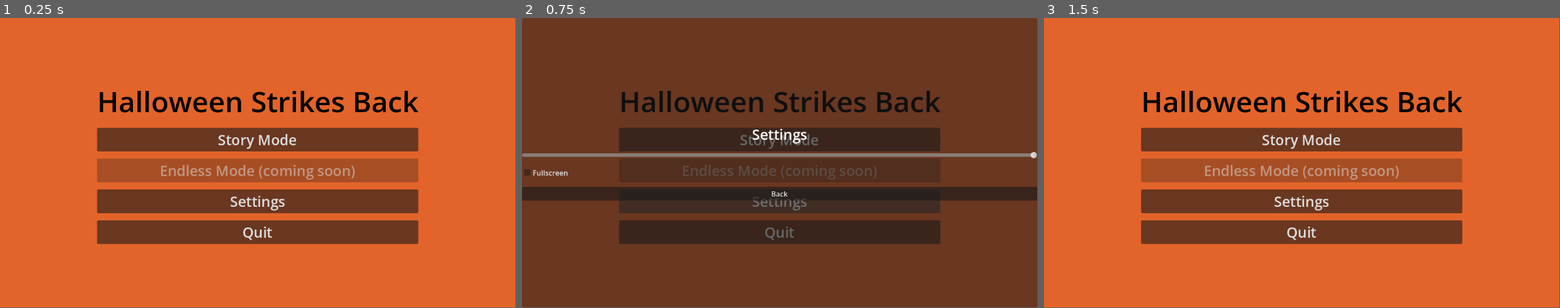
Above: before the commit, frames 1-3 (left to right).
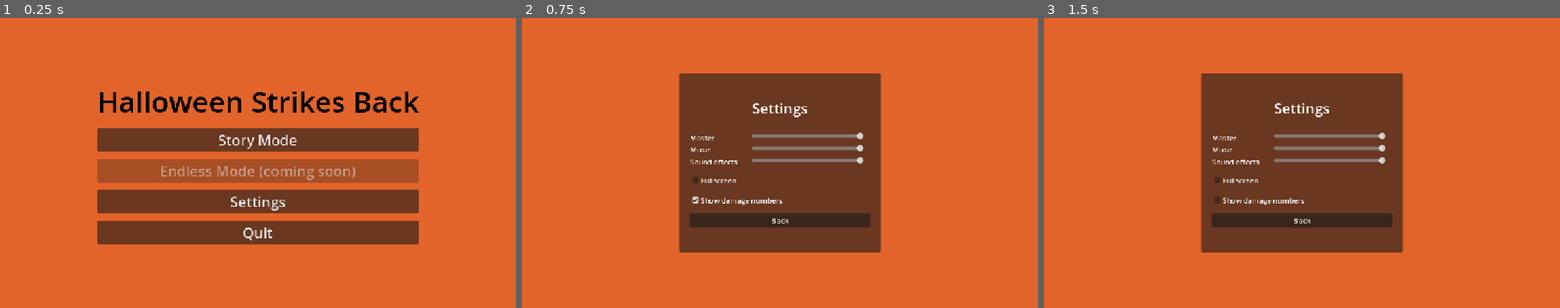
Above: after the commit, the same moments.

Repository: aleksandra0611/HalloweenStrikesBack
Game: Godot game, scene res://Scenes/main_menu.tscn
Two runs of this game, one before a commit and one after it. Both use one fixed random seed, a clock stepped at 60 frames per second and the inputs below.
Inputs (mouse positions are in pixels of both pictures, inside the frame that each line leads up to):
- Up to frame 1 (0.25 s): no input
- Up to frame 2 (0.75 s): click "Settings" at 0.5 s
- Up to frame 3 (1.5 s): click (1302, 200) at 1.25 s, where only the run after the commit has a clickable "Show damage numbers"
In our replay, the window is 799x449 before the commit and 800x450 after it. These sizes can differ from the game's own. Grey fills any space a smaller window leaves; there, only what the larger window draws over its background counts as a difference.

The runs differ from the first frame. In frame 1, 2.9% of the frame differs, in the area x 18-82%, y 25-79%; in frame 2, 88%, in the area x 0-100%, y 0-100%; in frame 3, 25%.

Commit message:
New unit script and fixes
Added more settings, fixed pause button

Diff:
--- a/Scenes/Archer.tscn
+++ b/Scenes/Archer.tscn
@@ -1,6 +1,6 @@
 [gd_scene format=3 uid="uid://4bn65taycbho"]
 
-[ext_resource type="Script" uid="uid://cyg6sjoqmrbwf" path="res://Scripts/archer.gd" id="1_isiiq"]
+[ext_resource type="Script" uid="uid://cvfvfkav08osv" path="res://Scripts/unit.gd" id="1_isiiq"]
 [ext_resource type="Texture2D" uid="uid://rbnppmvy0r4c" path="res://Art/Sprite-0007.png" id="2_of14v"]
 
 [sub_resource type="RectangleShape2D" id="RectangleShape2D_e0j01"]
@@ -16,6 +16,14 @@
 collision_layer = 2
 collision_mask = 3
 script = ExtResource("1_isiiq")
+is_ranged = true
+max_health = 2
+damage = 1
+attack_interval = 0.5
+siege_zone = 450.0
+siege_min = 180.0
+siege_max = 290.0
+defend_back = 90.0
 
 [node name="Sprite2D" type="Sprite2D" parent="." unique_id=1704046381]
 texture = ExtResource("2_of14v")
--- a/Scenes/character1.tscn
+++ b/Scenes/character1.tscn
@@ -1,6 +1,6 @@
 [gd_scene format=3 uid="uid://cvuvotkq5s2ti"]
 
-[ext_resource type="Script" uid="uid://0ufyroqprldk" path="res://Scripts/character_1.gd" id="1_e0j01"]
+[ext_resource type="Script" uid="uid://cvfvfkav08osv" path="res://Scripts/unit.gd" id="1_e0j01"]
 [ext_resource type="Texture2D" uid="uid://bqxsvwa1k6ukq" path="res://Art/Sprite-0001.png" id="1_rwu2g"]
 
 [sub_resource type="RectangleShape2D" id="RectangleShape2D_e0j01"]
--- a/Scenes/enemy.tscn
+++ b/Scenes/enemy.tscn
@@ -1,6 +1,6 @@
 [gd_scene format=3 uid="uid://8mmdvqfvcse0"]
 
-[ext_resource type="Script" uid="uid://cj1elaf63p6fu" path="res://Scripts/enemy.gd" id="1_1f0kj"]
+[ext_resource type="Script" uid="uid://cvfvfkav08osv" path="res://Scripts/unit.gd" id="1_1f0kj"]
 [ext_resource type="Texture2D" uid="uid://bxo7iiptodwhe" path="res://Art/Sprite-0004.png" id="1_hghv2"]
 
 [sub_resource type="RectangleShape2D" id="RectangleShape2D_1f0kj"]
@@ -16,6 +16,8 @@
 collision_layer = 4
 collision_mask = 5
 script = ExtResource("1_1f0kj")
+is_player = false
+damage = 1
 
 [node name="Sprite2D" type="Sprite2D" parent="." unique_id=1257363648]
 texture = ExtResource("1_hghv2")
--- a/Scenes/main_menu.tscn
+++ b/Scenes/main_menu.tscn
@@ -5,6 +5,9 @@
 [sub_resource type="LabelSettings" id="LabelSettings_48xlc"]
 font_size = 64
 font_color = Color(0, 0, 0, 1)
+
+[sub_resource type="StyleBoxFlat" id="StyleBoxFlat_28flt"]
+bg_color = Color(0.8606249, 0.4976129, 0.10212881, 1)
 
 [node name="MainMenu" type="Control" unique_id=463141591]
 layout_mode = 3
@@ -70,37 +73,92 @@
 
 [node name="SettingsPanel" type="PanelContainer" parent="." unique_id=1692246060]
 unique_name_in_owner = true
+custom_minimum_size = Vector2(450, 400)
 layout_mode = 1
-anchors_preset = 15
-anchor_right = 1.0
-anchor_bottom = 1.0
+anchors_preset = 8
+anchor_left = 0.5
+anchor_top = 0.5
+anchor_right = 0.5
+anchor_bottom = 0.5
+offset_left = -62.0
+offset_top = -85.5
+offset_right = 62.0
+offset_bottom = 85.5
 grow_horizontal = 2
 grow_vertical = 2
 
-[node name="VBoxContainer" type="VBoxContainer" parent="SettingsPanel" unique_id=1383089414]
+[node name="MarginContainer" type="MarginContainer" parent="SettingsPanel" unique_id=548031586]
 layout_mode = 2
-theme_override_constants/separation = 16
+theme_override_constants/margin_left = 24
+theme_override_constants/margin_top = 24
+theme_override_constants/margin_right = 24
+theme_override_constants/margin_bottom = 24
+
+[node name="VBoxContainer" type="VBoxContainer" parent="SettingsPanel/MarginContainer" unique_id=1383089414]
+layout_mode = 2
+theme_override_constants/separation = 14
 alignment = 1
 
-[node name="SettingsLabel" type="Label" parent="SettingsPanel/VBoxContainer" unique_id=257671800]
+[node name="SettingsLabel" type="Label" parent="SettingsPanel/MarginContainer/VBoxContainer" unique_id=257671800]
 layout_mode = 2
 theme_override_font_sizes/font_size = 32
 text = "Settings"
 horizontal_alignment = 1
 
-[node name="VolumeSlider" type="HSlider" parent="SettingsPanel/VBoxContainer" unique_id=2135262031]
+[node name="HSeparator" type="HSeparator" parent="SettingsPanel/MarginContainer/VBoxContainer" unique_id=1480193819]
+layout_mode = 2
+theme_override_styles/separator = SubResource("StyleBoxFlat_28flt")
+
+[node name="GridContainer" type="GridContainer" parent="SettingsPanel/MarginContainer/VBoxContainer" unique_id=188880743]
+layout_mode = 2
+theme_override_constants/h_separation = 32
+columns = 2
+
+[node name="MasterLabel" type="Label" parent="SettingsPanel/MarginContainer/VBoxContainer/GridContainer" unique_id=1772844272]
+layout_mode = 2
+text = "Master"
+
+[node name="MasterSlider" type="HSlider" parent="SettingsPanel/MarginContainer/VBoxContainer/GridContainer" unique_id=2135262031]
+unique_name_in_owner = true
+custom_minimum_size = Vector2(250, 0)
+layout_mode = 2
+max_value = 1.0
+step = 0.05
+value = 1.0
+
+[node name="MusicLabel" type="Label" parent="SettingsPanel/MarginContainer/VBoxContainer/GridContainer" unique_id=1855370419]
+layout_mode = 2
+text = "Music"
+
+[node name="MusicSlider" type="HSlider" parent="SettingsPanel/MarginContainer/VBoxContainer/GridContainer" unique_id=643637687]
 unique_name_in_owner = true
 layout_mode = 2
 max_value = 1.0
-step = 0.5
+step = 0.05
 value = 1.0
 
-[node name="FullscreenCheck" type="CheckBox" parent="SettingsPanel/VBoxContainer" unique_id=944994487]
+[node name="SfxLabel" type="Label" parent="SettingsPanel/MarginContainer/VBoxContainer/GridContainer" unique_id=1339170414]
+layout_mode = 2
+text = "Sound effects"
+
+[node name="SfxSlider" type="HSlider" parent="SettingsPanel/MarginContainer/VBoxContainer/GridContainer" unique_id=2086342509]
+unique_name_in_owner = true
+layout_mode = 2
+max_value = 1.0
+step = 0.05
+value = 1.0
+
+[node name="FullscreenCheck" type="CheckBox" parent="SettingsPanel/MarginContainer/VBoxContainer" unique_id=944994487]
 unique_name_in_owner = true
 layout_mode = 2
 text = "Fullscreen"
 
-[node name="BackButton" type="Button" parent="SettingsPanel/VBoxContainer" unique_id=864036379]
+[node name="DamageNumbersCheck" type="CheckBox" parent="SettingsPanel/MarginContainer/VBoxContainer" unique_id=199004097]
+unique_name_in_owner = true
+layout_mode = 2
+text = "Show damage numbers"
+
+[node name="BackButton" type="Button" parent="SettingsPanel/MarginContainer/VBoxContainer" unique_id=864036379]
 unique_name_in_owner = true
 layout_mode = 2
 text = "Back"
--- a/Scenes/world.tscn
+++ b/Scenes/world.tscn
@@ -177,6 +177,7 @@
 horizontal_alignment = 1
 
 [node name="PauseButton" type="Button" parent="CanvasLayer" unique_id=1566146826]
+process_mode = 3
 custom_minimum_size = Vector2(50, 50)
 offset_left = 4.0
 offset_top = 3.0
@@ -225,6 +226,7 @@
 offset_bottom = 31.0
 grow_horizontal = 2
 grow_vertical = 2
+mouse_filter = 2
 color = Color(0.14509805, 0.14509805, 0.15294118, 0.83137256)
 
 [node name="CenterContainer" type="CenterContainer" parent="PauseMenu" unique_id=1371578417]
--- a/Scripts/archer.gd
+++ b/Scripts/archer.gd
@@ -125,6 +125,8 @@
 		queue_free()
 
 func _show_damage(amount: int) -> void:
+	if not GameSettings.show_damage_numbers:
+		return
 	var now := Time.get_ticks_msec() / 1000.0
 	if is_instance_valid(last_number) and now - last_number_time < 0.3:
 		last_number.add(amount)
--- a/Scripts/base.gd
+++ b/Scripts/base.gd
@@ -34,6 +34,8 @@
 		queue_free()
 
 func _show_damage(amount: int) -> void:
+	if not GameSettings.show_damage_numbers:
+		return
 	var now := Time.get_ticks_msec() / 1000.0
 	if is_instance_valid(last_number) and now - last_number_time < 0.3:
 		last_number.add(amount)
--- a/Scripts/character_1.gd
+++ b/Scripts/character_1.gd
@@ -89,6 +89,8 @@
 		queue_free()
 
 func _show_damage(amount: int) -> void:
+	if not GameSettings.show_damage_numbers:
+		return
 	var now := Time.get_ticks_msec() / 1000.0
 	if is_instance_valid(last_number) and now - last_number_time < 0.3:
 		last_number.add(amount)
--- a/Scripts/enemy.gd
+++ b/Scripts/enemy.gd
@@ -84,6 +84,8 @@
 		queue_free()
 
 func _show_damage(amount: int) -> void:
+	if not GameSettings.show_damage_numbers:
+		return
 	var now := Time.get_ticks_msec() / 1000.0
 	if is_instance_valid(last_number) and now - last_number_time < 0.3:
 		last_number.add(amount)
--- a/Scripts/enemy_base.gd
+++ b/Scripts/enemy_base.gd
@@ -34,6 +34,8 @@
 		queue_free()
 
 func _show_damage(amount: int) -> void:
+	if not GameSettings.show_damage_numbers:
+		return
 	var now := Time.get_ticks_msec() / 1000.0
 	if is_instance_valid(last_number) and now - last_number_time < 0.3:
 		last_number.add(amount)
--- /dev/null
+++ b/Scripts/game_settings.gd
@@ -0,0 +1,46 @@
+extends Node
+
+const PATH := "user://settings.cfg"
+
+var master_volume: float = 1.0
+var music_volume: float = 1.0
+var sfx_volume: float = 1.0
+var fullscreen: bool = false
+var show_damage_numbers: bool = true
+
+func _ready() -> void:
+	load_settings()
+	apply()
+
+func apply() -> void:
+	_set_bus("Master", master_volume)
+	_set_bus("Music", music_volume)
+	_set_bus("SFX", sfx_volume)
+	DisplayServer.window_set_mode(
+		DisplayServer.WINDOW_MODE_FULLSCREEN if fullscreen else DisplayServer.WINDOW_MODE_WINDOWED)
+
+func _set_bus(bus_name: String, value: float) -> void:
+	var i := AudioServer.get_bus_index(bus_name)
+	if i == -1:
+		return   # bus doesn't exist yet
+	AudioServer.set_bus_volume_db(i, linear_to_db(maxf(value, 0.0001)))
+	AudioServer.set_bus_mute(i, value <= 0.001)
+
+func save_settings() -> void:
+	var cfg := ConfigFile.new()
+	cfg.set_value("audio", "master", master_volume)
+	cfg.set_value("audio", "music", music_volume)
+	cfg.set_value("audio", "sfx", sfx_volume)
+	cfg.set_value("video", "fullscreen", fullscreen)
+	cfg.set_value("game", "damage_numbers", show_damage_numbers)
+	cfg.save(PATH)
+
+func load_settings() -> void:
+	var cfg := ConfigFile.new()
+	if cfg.load(PATH) != OK:
+		return
+	master_volume = cfg.get_value("audio", "master", 1.0)
+	music_volume = cfg.get_value("audio", "music", 1.0)
+	sfx_volume = cfg.get_value("audio", "sfx", 1.0)
+	fullscreen = cfg.get_value("video", "fullscreen", false)
+	show_damage_numbers = cfg.get_value("game", "damage_numbers", true)
--- a/Scripts/main_menu.gd
+++ b/Scripts/main_menu.gd
@@ -2,13 +2,17 @@
 
 const WORLD_SCENE := "res://Scenes/world.tscn"
 
+@onready var menu_container: CenterContainer = $CenterContainer
 @onready var story_button: Button = %StoryButton
 @onready var endless_button: Button = %EndlessButton
 @onready var settings_button: Button = %SettingsButton
 @onready var quit_button: Button = %QuitButton
 @onready var settings_panel: PanelContainer = %SettingsPanel
-@onready var volume_slider: HSlider = %VolumeSlider
+@onready var master_slider: HSlider = %MasterSlider
+@onready var music_slider: HSlider = %MusicSlider
+@onready var sfx_slider: HSlider = %SfxSlider
 @onready var fullscreen_check: CheckBox = %FullscreenCheck
+@onready var damage_check: CheckBox = %DamageNumbersCheck
 @onready var back_button: Button = %BackButton
 
 func _ready() -> void:
@@ -16,11 +20,30 @@
 	story_button.pressed.connect(_start_story)
 	endless_button.disabled = true
 	endless_button.text = "Endless Mode (coming soon)"
-	settings_button.pressed.connect(func(): settings_panel.visible = true)
+	settings_button.pressed.connect(_open_settings)
 	back_button.pressed.connect(func(): settings_panel.visible = false)
 	quit_button.pressed.connect(func(): get_tree().quit())
-	volume_slider.value_changed.connect(_on_volume_changed)
-	fullscreen_check.toggled.connect(_on_fullscreen_toggled)
+	master_slider.value = GameSettings.master_volume
+	music_slider.value = GameSettings.music_volume
+	sfx_slider.value = GameSettings.sfx_volume
+	fullscreen_check.button_pressed = GameSettings.fullscreen
+	damage_check.button_pressed = GameSettings.show_damage_numbers
+
+	master_slider.value_changed.connect(func(v): GameSettings.master_volume = v; GameSettings.apply())
+	music_slider.value_changed.connect(func(v): GameSettings.music_volume = v; GameSettings.apply())
+	sfx_slider.value_changed.connect(func(v): GameSettings.sfx_volume = v; GameSettings.apply())
+	fullscreen_check.toggled.connect(func(on): GameSettings.fullscreen = on; GameSettings.apply())
+	damage_check.toggled.connect(func(on): GameSettings.show_damage_numbers = on)
+	back_button.pressed.connect(_close_settings)
+
+func _open_settings() -> void:
+	menu_container.visible = false
+	settings_panel.visible = true
+
+func _close_settings() -> void:
+	GameSettings.save_settings()
+	settings_panel.visible = false
+	menu_container.visible = true
 
 func _start_story() -> void:
 	get_tree().change_scene_to_file(WORLD_SCENE)
--- a/Scripts/pause_menu.gd
+++ b/Scripts/pause_menu.gd
@@ -14,14 +14,17 @@
 	quit_button.pressed.connect(func(): get_tree().quit())
 
 func _unhandled_input(event: InputEvent) -> void:
-	if event.is_action_pressed("ui_cancel"):   # Esc by default
-		if get_parent().game_over:             # don't open over the win/lose screen
-			return
-		if visible:
-			_resume()
-		else:
-			_pause()
+	if event.is_action_pressed("ui_cancel"):
+		toggle()
 		get_viewport().set_input_as_handled()
+
+func toggle() -> void:
+	if get_parent().game_over:
+		return
+	if visible:
+		_resume()
+	else:
+		_pause()
 
 func _pause() -> void:
 	visible = true
--- /dev/null
+++ b/Scripts/unit.gd
@@ -0,0 +1,172 @@
+extends CharacterBody2D
+
+signal died
+
+const DamageNumber = preload("res://Scripts/damage_number.gd")
+const ARROW_SCENE: PackedScene = preload("res://Scenes/arrow.tscn")
+const GRAVITY := 900.0
+
+# physics layers
+const LAYER_GROUND := 1 << 0          # layer 1
+const LAYER_PLAYER_MELEE := 1 << 1    # layer 2 (also our base)
+const LAYER_ENEMY_MELEE := 1 << 2     # layer 3 (also the enemy base)
+const LAYER_PLAYER_RANGED := 1 << 3   # layer 4
+const LAYER_ENEMY_RANGED := 1 << 4    # layer 5
+
+@export var is_player: bool = true
+@export var is_ranged: bool = false
+@export var speed: float = 100.0
+@export var max_health: int = 3
+@export var damage: int = 2
+@export var attack_interval: float = 1.0
+@export var siege_zone: float = 250.0   # this close to the enemy base, units stop blocking friends
+@export var siege_min: float = 55.0     # random stop distance from the base's centre
+@export var siege_max: float = 120.0
+@export var defend_back: float = 0.0    # wait this far behind the defend point (archers use this)
+
+var direction: int = 1
+var number_color: Color = Color.WHITE
+var health: int
+var targets: Array = []
+var attack_timer: float = 0.0
+var is_dead: bool = false
+var last_number = null
+var last_number_time: float = -1.0
+var enemy_base: Node2D = null
+var normal_mask: int = 0
+var siege_distance: float = 0.0
+var defending: bool = false
+var defend_x: float = 0.0
+
+@onready var attack_range: Area2D = $AttackRange
+@onready var health_bar: ProgressBar = $HealthBar
+
+func _ready() -> void:
+	health = max_health
+	health_bar.max_value = max_health
+	health_bar.value = health
+	_setup_side()
+	siege_distance = randf_range(siege_min, siege_max)
+	enemy_base = get_tree().get_first_node_in_group("enemy_base" if is_player else "player_base") as Node2D
+	attack_range.body_entered.connect(_on_body_entered)
+	attack_range.body_exited.connect(_on_body_exited)
+
+func _setup_side() -> void:
+	attack_range.collision_layer = 0
+	var own_layer: int
+	var enemy_layers: int
+	if is_player:
+		direction = 1
+		number_color = Color.WHITE
+		own_layer = LAYER_PLAYER_RANGED if is_ranged else LAYER_PLAYER_MELEE
+		enemy_layers = LAYER_ENEMY_MELEE | LAYER_ENEMY_RANGED
+		add_to_group("player_army")
+	else:
+		direction = -1
+		number_color = Color.RED
+		own_layer = LAYER_ENEMY_RANGED if is_ranged else LAYER_ENEMY_MELEE
+		enemy_layers = LAYER_PLAYER_MELEE | LAYER_PLAYER_RANGED
+	collision_layer = own_layer
+	collision_mask = LAYER_GROUND | own_layer   # ground + units of the same kind
+	attack_range.collision_mask = enemy_layers
+	normal_mask = collision_mask
+
+func _physics_process(delta: float) -> void:
+	if not is_on_floor():
+		velocity.y += GRAVITY * delta
+
+	targets = targets.filter(func(t): return is_instance_valid(t))
+
+	var base_dx := INF
+	if is_instance_valid(enemy_base):
+		base_dx = enemy_base.global_position.x - global_position.x
+	var near_base := absf(base_dx) < siege_zone
+	collision_mask = LAYER_GROUND if near_base else normal_mask   # near the base: walk through friends
+
+	if not targets.is_empty():
+		# fight units in range first
+		velocity.x = 0.0
+		_try_attack(delta, _nearest_target())
+	elif defending:
+		# walk to the defend point and wait there
+		var dx := (defend_x - defend_back) - global_position.x
+		velocity.x = signf(dx) * speed if absf(dx) > 6.0 else 0.0
+		attack_timer = attack_interval
+	elif near_base and absf(base_dx) <= siege_distance:
+		# in position: attack the base
+		velocity.x = 0.0
+		_try_attack(delta, enemy_base)
+	else:
+		velocity.x = speed * direction
+		attack_timer = attack_interval
+
+	move_and_slide()
+
+func _try_attack(delta: float, target: Node2D) -> void:
+	attack_timer -= delta
+	if attack_timer > 0.0:
+		return
+	attack_timer = attack_interval
+	if is_ranged:
+		_shoot(target)
+	else:
+		target.take_damage(damage)
+
+func _nearest_target() -> Node2D:
+	var best: Node2D = null
+	var best_dist := INF
+	for t in targets:
+		var d: float = global_position.distance_squared_to(t.global_position)
+		if d < best_dist:
+			best_dist = d
+			best = t
+	return best
+
+func _shoot(target: Node2D) -> void:
+	if target == null:
+		return
+	var dir: Vector2 = target.global_position - global_position
+	if dir.length() < 1.0:
+		dir = Vector2(direction, 0)
+	var arrow = ARROW_SCENE.instantiate()
+	arrow.setup(dir, damage, attack_range.collision_mask)
+	get_tree().current_scene.add_child(arrow)
+	arrow.global_position = global_position + Vector2(20 * direction, 0)
+
+func take_damage(amount: int) -> void:
+	if is_dead:
+		return
+	health -= amount
+	health_bar.value = health
+	_show_damage(amount)
+	if health <= 0:
+		is_dead = true
+		died.emit()
+		queue_free()
+
+func _show_damage(amount: int) -> void:
+	if not GameSettings.show_damage_numbers:
+		return
+	var now := Time.get_ticks_msec() / 1000.0
+	if is_instance_valid(last_number) and now - last_number_time < 0.3:
+		last_number.add(amount)
+		return
+	var n := DamageNumber.new()
+	n.setup(amount, number_color, global_position + Vector2(-8, -70))
+	get_tree().current_scene.add_child(n)
+	last_number = n
+	last_number_time = now
+
+func _on_body_entered(body: Node2D) -> void:
+	if body == enemy_base:
+		return   # the base is handled by the siege logic above
+	targets.append(body)
+
+func _on_body_exited(body: Node2D) -> void:
+	targets.erase(body)
+
+func set_stance(is_defending: bool, x: float) -> void:
+	if not is_player:
+		return
+	defending = is_defending
+	defend_x = x
--- a/Scripts/world.gd
+++ b/Scripts/world.gd
@@ -48,7 +48,7 @@
 @onready var defend_point: Marker2D = $DefendPoint
 
 func _ready() -> void:
-	$CanvasLayer/PauseButton.pressed.connect($PauseMenu._pause)
+	$CanvasLayer/PauseButton.pressed.connect($PauseMenu.toggle)
 	button.pressed.connect(func(): _queue_unit("warrior", WARRIOR_COST))
 	archer_button.pressed.connect(func(): _queue_unit("archer", ARCHER_COST))
 	enemy_timer.timeout.connect(_on_enemy_timer_timeout)
@@ -96,9 +96,9 @@
 		var type: String = queue.pop_front()
 		var unit: Node2D
 		if type == "archer":
-			unit = _spawn_archer(true, spawn_point)
+			unit = _spawn(archer_scene, true, spawn_point)
 		else:
-			unit = _spawn_unit(character_scene, spawn_point)
+			unit = _spawn(character_scene, true, spawn_point)
 		unit.set_stance(defending, defend_point.global_position.x)
 		update_ui()
 
@@ -109,14 +109,8 @@
 	queue.append(type)
 	update_ui()
 
-func _spawn_unit(scene: PackedScene, marker: Marker2D) -> Node2D:
+func _spawn(scene: PackedScene, is_player: bool, marker: Marker2D) -> Node2D:
 	var unit = scene.instantiate()
-	unit.global_position = marker.global_position
-	add_child(unit)
-	return unit
-
-func _spawn_archer(is_player: bool, marker: Marker2D) -> Node2D:
-	var unit = archer_scene.instantiate()
 	unit.is_player = is_player
 	unit.global_position = marker.global_position
 	add_child(unit)
@@ -127,9 +121,9 @@
 		return
 	var enemy: Node2D
 	if randf() < ENEMY_ARCHER_CHANCE:
-		enemy = _spawn_archer(false, enemy_spawn_point)
+		enemy = _spawn(archer_scene, false, enemy_spawn_point)
 	else:
-		enemy = _spawn_unit(enemy_scene, enemy_spawn_point)
+		enemy = _spawn(enemy_scene, false, enemy_spawn_point)
 	enemy.died.connect(_on_enemy_died)
 
 func _on_enemy_died() -> void:
--- /dev/null
+++ b/default_bus_layout.tres
@@ -0,0 +1,15 @@
+[gd_resource type="AudioBusLayout" format=3 uid="uid://b6t3dpi4aytpm"]
+
+[resource]
+bus/1/name = &"Music"
+bus/1/solo = false
+bus/1/mute = false
+bus/1/bypass_fx = false
+bus/1/volume_db = 0.0
+bus/1/send = &"Master"
+bus/2/name = &"SFX"
+bus/2/solo = false
+bus/2/mute = false
+bus/2/bypass_fx = false
+bus/2/volume_db = 0.0
+bus/2/send = &"Master"
--- a/project.godot
+++ b/project.godot
@@ -15,9 +15,18 @@
 config/features=PackedStringArray("4.6", "Mobile")
 config/icon="res://icon.svg"
 
+[audio]
+
+buses/default_bus_layout="uid://b6t3dpi4aytpm"
+
 [autoload]
 
 GameMode="*uid://baobl7mlj3x7h"
+GameSettings="*uid://dsx60ruqtsdog"
+
+[display]
+
+window/stretch/mode="canvas_items"
 
 [physics]
 
Not shown, added: Scripts/game_settings.gd.uid
Not shown, added: Scripts/unit.gd.uid
